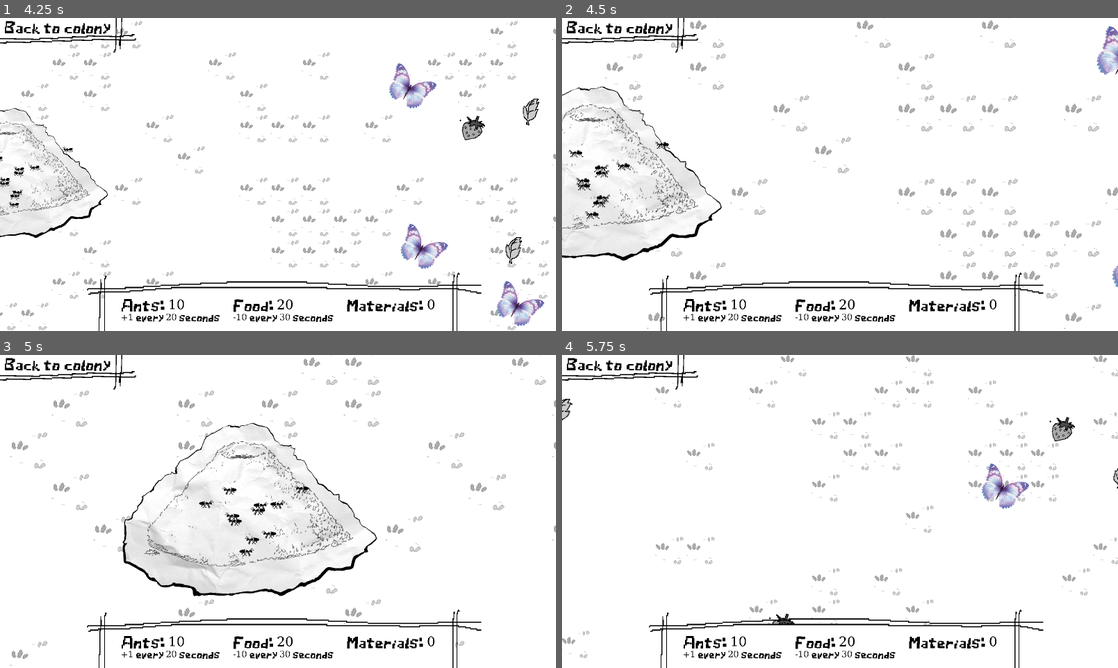
Above: before the commit, frames 1-4 (two rows, left to right).
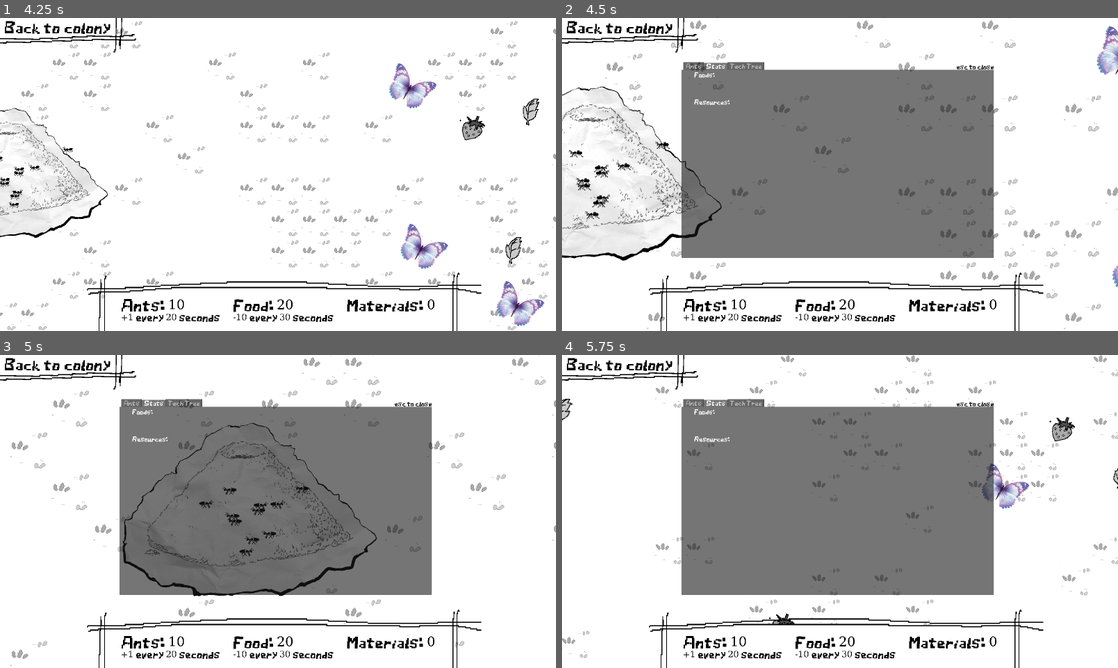
Above: after the commit, the same moments.

Repository: BongHead/GameJam2026
Game: Godot game, scene res://World.tscn
The game is run twice, just before and just after one commit, with the same random seed, the same clock (stepped at 60 frames per second) and the same inputs.
Inputs (mouse positions are in pixels of both pictures, inside the frame that each line leads up to):
- Up to frame 1 (4.25 s): move the mouse to (400, 158) at 0.52 s; hold D (right) 0.53-1.28 s; tap Mouse wheel down (wheel_down) at 0.6, 2.1, 3.6 s; click (400, 158) at 0.67 s; move the mouse to (166, 190) at 1.27 s; hold S (down) 1.28-2.03 s; tap Mouse wheel up (wheel_up) at 1.35, 2.85 s; click (166, 190) at 1.42 s; move the mouse to (333, 105) at 2.02 s; hold D (right) 2.03-2.78 s; click (333, 105) at 2.17 s; move the mouse to (250, 237) at 2.77 s; hold W (up) 2.78-3.53 s; click (250, 237) at 2.92 s; move the mouse to (444, 221) at 3.52 s; hold A (left) from 3.53 s (still down); click (444, 221) at 3.67 s; tap Escape (ui_cancel) at 4.15 s
- Up to frame 2 (4.5 s): keep holding A (left); move the mouse to (673, 127) at 4.27 s; tap Mouse wheel up (wheel_up) at 4.35 s; click (673, 127) at 4.42 s
- Up to frame 3 (5 s): keep holding A (left)
- Up to frame 4 (5.75 s): move the mouse to (867, 511) at 5.02 s; release A (left) at 5.03 s; hold S (down) from 5.03 s (still down); tap Mouse wheel down (wheel_down) at 5.1 s; click (867, 511) at 5.17 s

Frame 1 is identical in both runs. In frame 2, 34% of the frame differs, in the area x 21-78%, y 14-77%; in frame 3, 33%; in frame 4, 34%.

Commit message:
good ui changes

Diff:
--- a/gamejam2026/World.tscn
+++ b/gamejam2026/World.tscn
@@ -11,6 +11,7 @@
 [ext_resource type="Texture2D" uid="uid://b8jja88i5ql7r" path="res://assets/waterriver3.png" id="8_0q87a"]
 [ext_resource type="Texture2D" uid="uid://drw7qi7fommae" path="res://assets/anthill_better.png" id="8_13ok7"]
 [ext_resource type="AudioStream" uid="uid://hhqwfy8ws5kd" path="res://music_n_sounds/GameJam2026BGM.wav" id="10_80100"]
+[ext_resource type="PackedScene" uid="uid://bpt286u1dvbw1" path="res://base_menu_ui.tscn" id="11_u3l0b"]
 
 [sub_resource type="StyleBoxEmpty" id="StyleBoxEmpty_a7u50"]
 
@@ -215,6 +216,13 @@
 theme_override_font_sizes/font_size = 60
 text = "Food: 20"
 
+[node name="base_menu_ui" parent="Hud" instance=ExtResource("11_u3l0b")]
+visible = false
+offset_left = 550.0
+offset_top = 204.0
+offset_right = 1988.0
+offset_bottom = 1104.0
+
 [node name="Tilemap" parent="." instance=ExtResource("6_cx25r")]
 z_index = -1
 tile_map_data = PackedByteArray("AABu/7T/AAAAAAEAAABu/7X/AAAAAAEAAABu/7f/AAAAAAEAAABu/7j/AAAAAAEAAABu/7n/AAAAAAEAAABu/8 …(210688 unchanged characters)…
@@ -240,3 +248,4 @@
 frame_progress = 0.911204
 
 [connection signal="pressed" from="Hud/Back to colony" to="Camera2D" method="_on_back_to_colony_pressed"]
+[connection signal="input_event" from="Anthill" to="Anthill" method="_on_input_event"]
--- a/gamejam2026/anthill.gd
+++ b/gamejam2026/anthill.gd
@@ -1,5 +1,6 @@
 extends Area2D
 
+@onready var base_menu_ui = $"../Hud/base_menu_ui"
 # Called when the node enters the scene tree for the first time.
 func _ready() -> void:
 	pass # Replace with function body.
@@ -17,5 +18,5 @@
 
 func _on_input_event(viewport: Node, event: InputEvent, shape_idx: int) -> void:
 	if event is InputEventMouseButton and event.is_pressed():
-		if event.button_index == MOUSE_BUTTON_RIGHT:
-			pass
+		if event.button_index == MOUSE_BUTTON_LEFT:
+			base_menu_ui.visible = not base_menu_ui.visible
--- a/gamejam2026/base_menu_ui.tscn
+++ b/gamejam2026/base_menu_ui.tscn
@@ -1,17 +1,29 @@
-[gd_scene load_steps=2 format=3 uid="uid://bodtsshhxf3h6"]
+[gd_scene load_steps=2 format=3 uid="uid://bpt286u1dvbw1"]
 
-[ext_resource type="FontFile" uid="uid://l54s50lamel2" path="res://fonts/AntFont-Regular (1).ttf" id="1_6afh4"]
+[ext_resource type="FontFile" uid="uid://vtq2j2itl4j2" path="res://fonts/AntFont-Regular (1).ttf" id="1_6afh4"]
 
 [node name="base_menu_ui" type="TabContainer"]
 offset_right = 711.0
 offset_bottom = 428.0
 theme_override_fonts/font = ExtResource("1_6afh4")
+theme_override_font_sizes/font_size = 25
 current_tab = 1
 
 [node name="Ants" type="TabBar" parent="."]
 visible = false
 layout_mode = 2
 metadata/_tab_index = 0
+
+[node name="Label3" type="Label" parent="Ants"]
+layout_mode = 0
+offset_left = 1267.0
+offset_top = -27.0
+offset_right = 1439.0
+offset_bottom = -1.0
+theme_override_colors/font_color = Color(0, 0, 0, 1)
+theme_override_fonts/font = ExtResource("1_6afh4")
+theme_override_font_sizes/font_size = 25
+text = "esc to close"
 
 [node name="Stats" type="TabBar" parent="."]
 layout_mode = 2
@@ -66,7 +78,29 @@
 theme_override_font_sizes/normal_font_size = 25
 text = "Resources:"
 
+[node name="Label4" type="Label" parent="Stats"]
+layout_mode = 0
+offset_left = 1267.0
+offset_top = -27.0
+offset_right = 1439.0
+offset_bottom = -1.0
+theme_override_colors/font_color = Color(0, 0, 0, 1)
+theme_override_fonts/font = ExtResource("1_6afh4")
+theme_override_font_sizes/font_size = 25
+text = "esc to close"
+
 [node name="Tech Tree" type="TabBar" parent="."]
 visible = false
 layout_mode = 2
 metadata/_tab_index = 2
+
+[node name="Label2" type="Label" parent="Tech Tree"]
+layout_mode = 0
+offset_left = 1267.0
+offset_top = -31.0
+offset_right = 1439.0
+offset_bottom = -5.0
+theme_override_colors/font_color = Color(0, 0, 0, 1)
+theme_override_fonts/font = ExtResource("1_6afh4")
+theme_override_font_sizes/font_size = 25
+text = "esc to close"
--- a/gamejam2026/world.gd
+++ b/gamejam2026/world.gd
@@ -119,6 +119,10 @@
 		food_amount -= ants
 		update_hud()
 
+func _unhandled_input(event: InputEvent) -> void:
+	if event.is_action_pressed("ui_cancel"):
+		$Hud/base_menu_ui.visible = false
+
 func update_hud():
 	$Hud/HBoxContainer/VBoxContainer/Ants.text = "Ants: %d" % ants
 	$Hud/HBoxContainer/VBoxContainer/Ants2.text = "+1 every %d seconds" % ANT_INTERVAL
Not shown: 1 places in gamejam2026/Ennemy/cockroach.tscn that only renumber resources
Not shown: 1 places in gamejam2026/Ennemy/hornet_nest.tscn that only renumber resources
Not shown: 1 places in gamejam2026/Food/fruit.tscn that only renumber resources
Not shown: 1 places in gamejam2026/Food/insect.tscn that only renumber resources
Not shown: 1 places in gamejam2026/Food/worm_eggs.tscn that only renumber resources
Not shown: 1 places in gamejam2026/Ressources/leaf.tscn that only renumber resources
Not shown: 1 places in gamejam2026/Ressources/sticks.tscn that only renumber resources
Not shown: 1 places in gamejam2026/Ressources/water.tscn that only renumber resources
Not shown: 1 places in gamejam2026/World.tscn that only renumber resources
